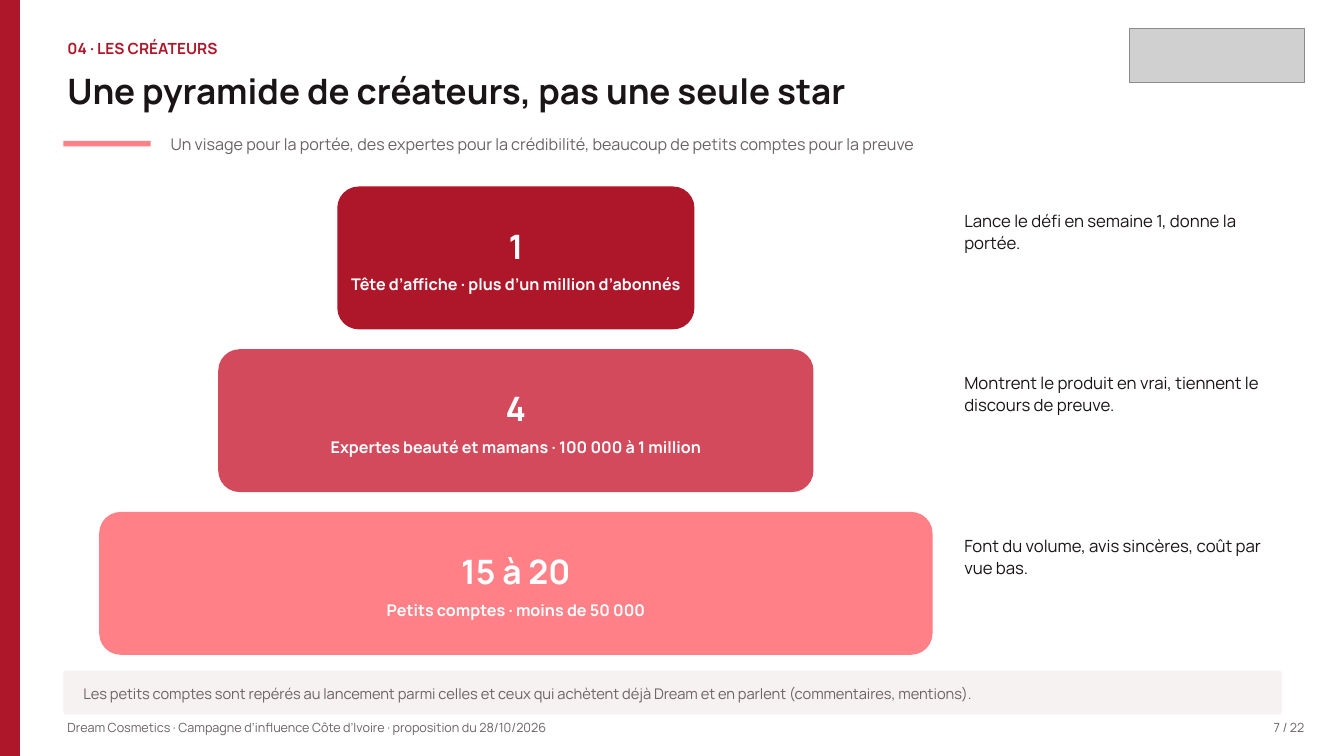
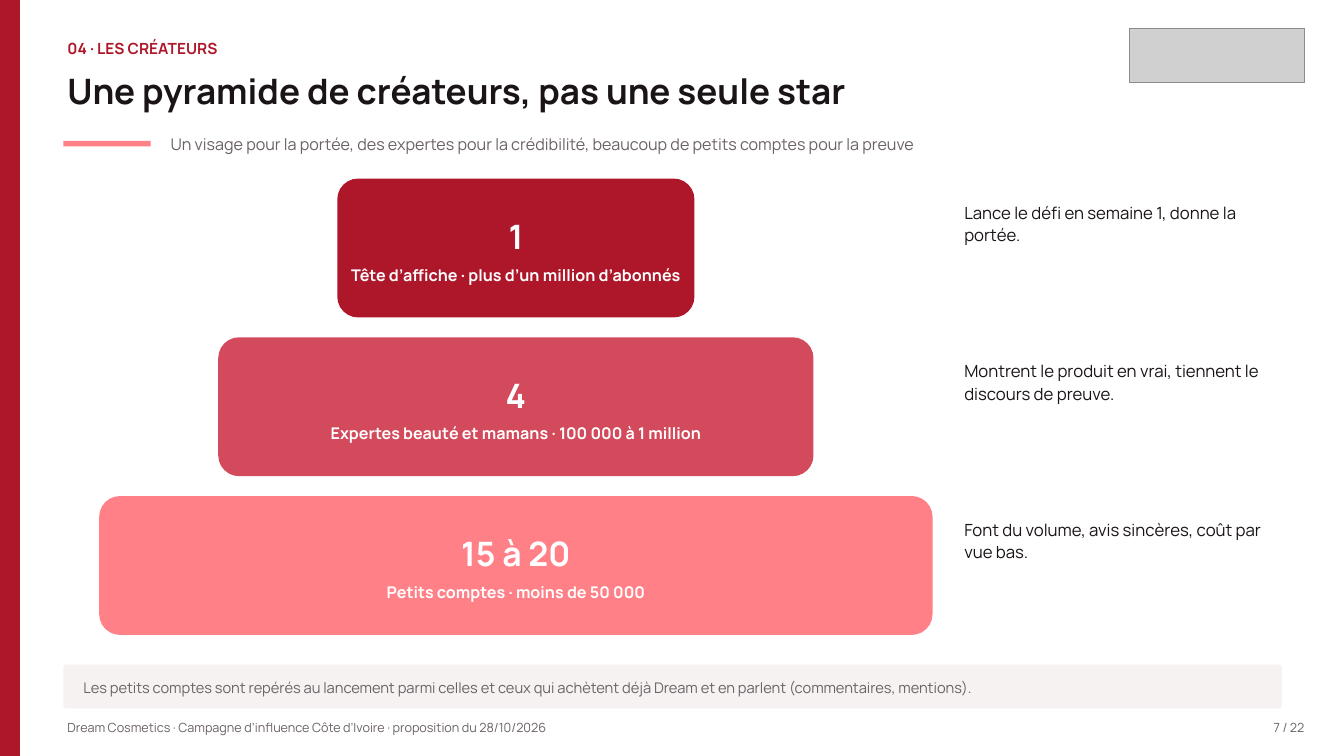
Before and after one commit to leslita06/fatima-unifood-fictif, a slide deck: slide 7 of tmp-tj/261028_DreamCosmetics_campagne-influence-CI_v1.pptx. Drawn at 1344x756 pixels with LibreOffice and Linux fonts; fonts in the diff are those of the drawing; grey boxes stand for pictures. Boxes give left, top, right and bottom in pixels: in the first picture for what was removed or moved away, otherwise in the second. Text is boxed around its words. In the diff, an @@ line names an element or a change of style, - is before the commit and + after.

Commit message:
tmp

```diff
--- a/tmp-tj/261028_DreamCosmetics_campagne-influence-CI_v1.pptx
+++ b/tmp-tj/261028_DreamCosmetics_campagne-influence-CI_v1.pptx
@@ 3 texts, 1 rounded rectangle: place and size @@
-3 texts, 1 rounded rectangle at bbox=[338, 187, 1259, 415]
+3 texts, 1 rounded rectangle at bbox=[338, 178, 1259, 404]
@@ text "4": place and size @@
-text "4" at bbox=[331, 397, 701, 457]
+text "4" at bbox=[331, 384, 701, 443]
@@ rounded rectangle: place and size @@
-rounded rectangle at bbox=[219, 349, 815, 492]
+rounded rectangle at bbox=[219, 338, 815, 477]
@@ text "15 à 20": place and size @@
-text "15 à 20" at bbox=[387, 557, 645, 620]
+text "15 à 20" at bbox=[387, 539, 645, 602]
@@ rounded rectangle: place and size @@
-rounded rectangle at bbox=[99, 512, 933, 655]
+rounded rectangle at bbox=[99, 496, 933, 635]
@@ text "Font du volume, avis sincères, ...": place and size @@
-text "Font du volume, avis sincères, ..." at bbox=[964, 539, 1261, 575]
+text "Font du volume, avis sincères, ..." at bbox=[964, 523, 1261, 559]
@@ rounded rectangle: place and size @@
-rounded rectangle at bbox=[64, 670, 1282, 714]
+rounded rectangle at bbox=[64, 664, 1282, 708]
@@ text "Les petits comptes sont repérés ...": place and size @@
-text "Les petits comptes sont repérés ..." at bbox=[83, 687, 971, 703]
+text "Les petits comptes sont repérés ..." at bbox=[83, 681, 971, 697]
```
Also in this commit, not shown: 3 other slides changed.
